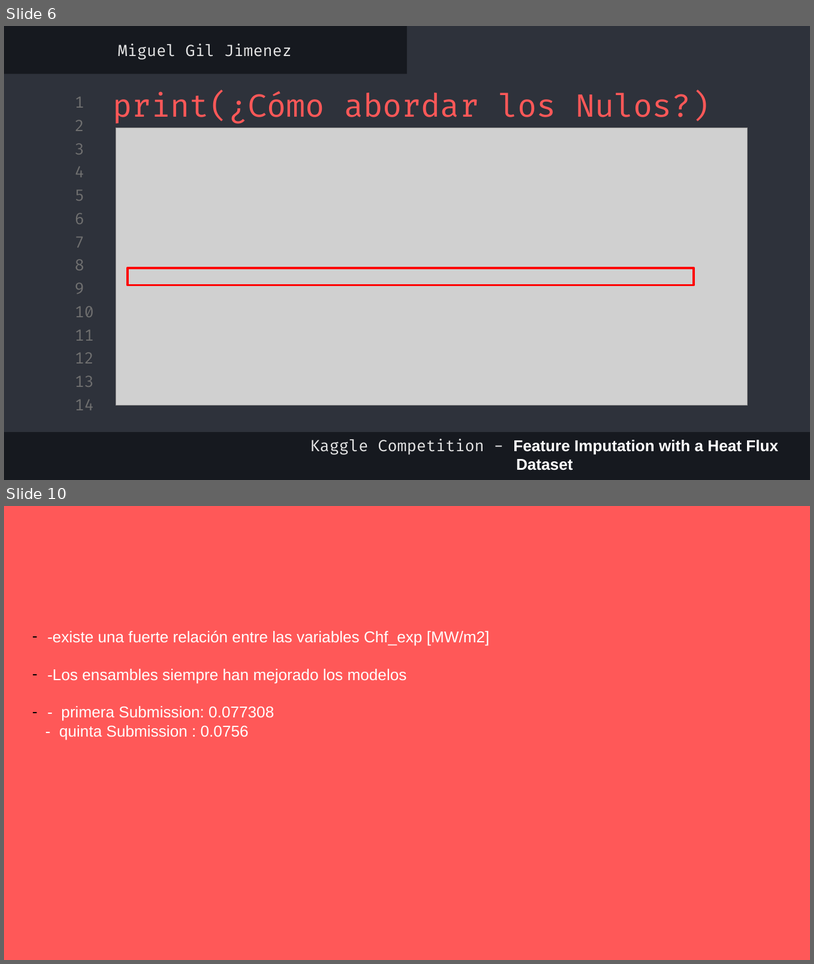
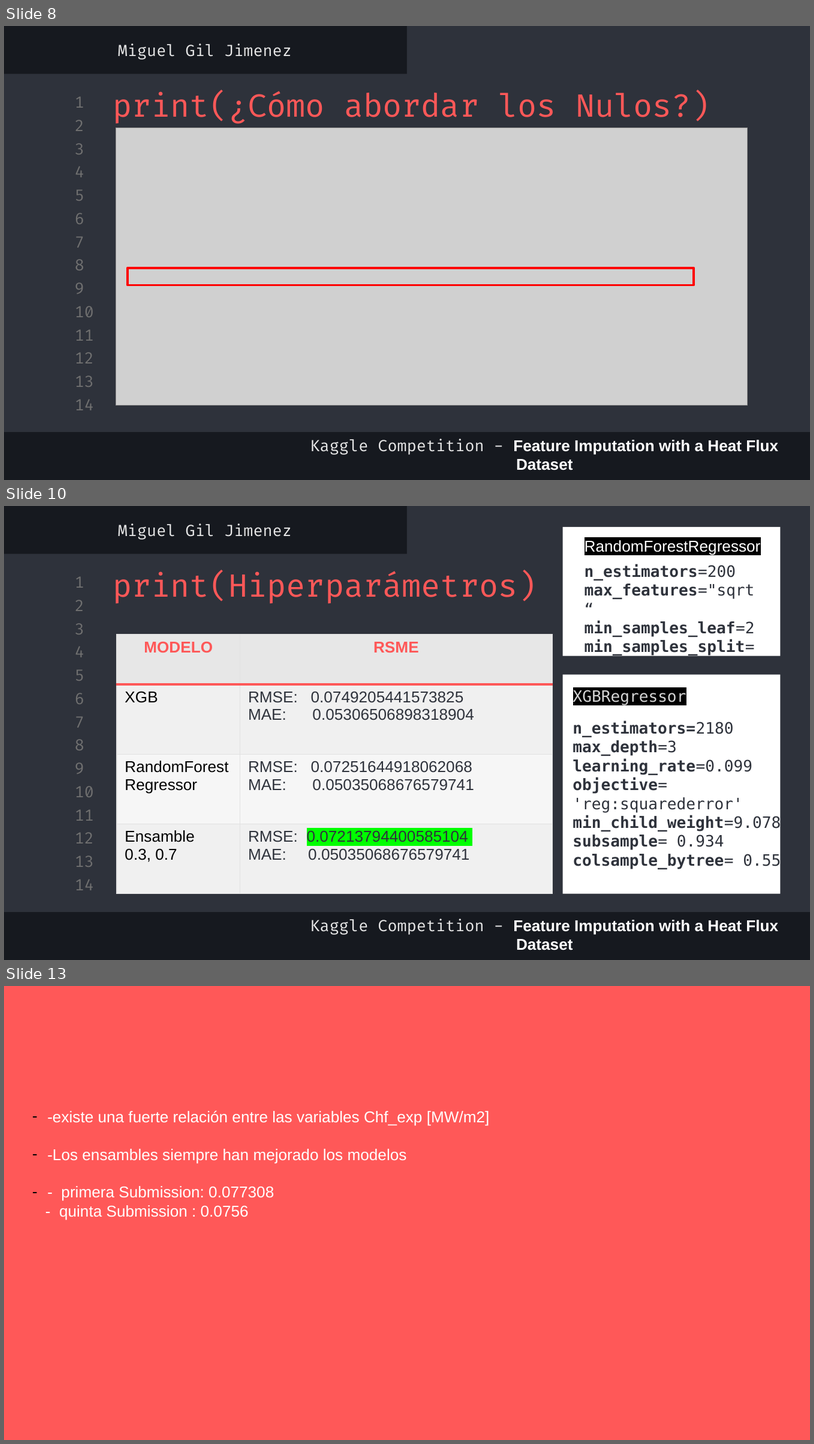
Before and after one commit to mgiljimenez/kaggle_Heat_Flux, a slide deck: presentation.pptx. Shown one above the other, each under a label of ours: slides 6 and 10 before the commit, slides 8, 10 and 13 after it; the slides between them are not shown. The pictures are 814x964 and 814x1444 pixels, drawn with LibreOffice and Linux fonts; fonts in the diff are those of the drawing; grey boxes stand for pictures; background and template pictures are left out. Boxes give left, top, right and bottom in pixels: in the first picture for what was removed or moved away, otherwise in the second. Text is boxed around its words. In the diff, an @@ line names an element or a change of style, - is before the commit and + after.

```diff
--- a/presentation.pptx
+++ b/presentation.pptx
@@ slide 10 added at [4,506,810,960], background #16191F; not listed: 16 template elements that a slide beside it also shows @@
@@ text added at [118,523,292,540], 14 pt, text #E7E7E7 @@
+Miguel Gil Jimenez
@@ rectangle added at [563,527,780,656], fill #FFFFFF @@
@@ text added at [585,540,761,555], 14 pt, text #FFFFFF @@
+RandomForestRegressor
@@ title added at [113,571,537,604], 28 pt, text #FF5858 @@
+print(Hiperparámetros)
@@ text added at [585,564,755,675], 14 pt, text #2E323B, bold @@
+n_estimators=200
+max_features="sqrt“
+min_samples_leaf=2
+min_samples_split=10
@@ table added at [117,634,553,893], 4 rows, 2 columns @@
+MODELO | RSME
+XGB | RMSE: 0.0749205441573825 / MAE: 0.05306506898318904
+RandomForestRegressor | RMSE: 0.07251644918062068 / MAE: 0.05035068676579741
+Ensamble / 0.3, 0.7 | RMSE: 0.07213794400585104 / MAE: 0.05035068676579741
@@ rectangle added at [563,675,780,894], fill #FFFFFF @@
@@ text added at [573,690,687,705], 14 pt, text #D4D4D4 @@
+XGBRegressor
@@ text added at [573,721,781,868], 14 pt, text #2E323B, bold @@
+n_estimators=2180
+max_depth=3
+learning_rate=0.099
+objective=
+'reg:squarederror'
+min_child_weight=9.078
+subsample= 0.934
+colsample_bytree= 0.55
@@ text added at [311,918,779,950], 14 pt, text #FFFFFF, bold @@
+Kaggle Competition - Feature Imputation with a Heat Flux Dataset
@@ what was slide 6 is now slide 8 @@
@@ what was slide 10 is now slide 13 @@
```
Also in this commit, not shown: 4 slides changed, 2 other slides added, 5 other files.
